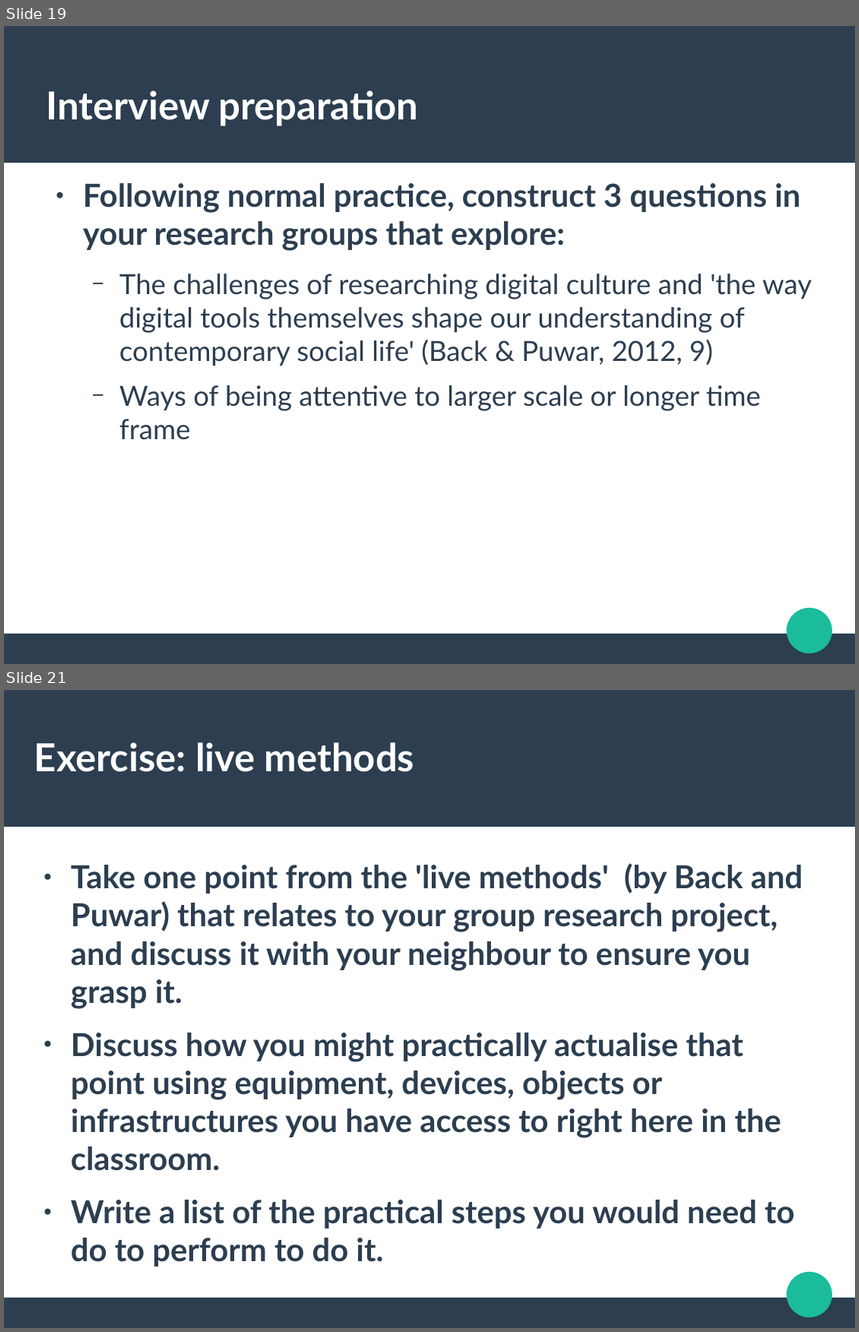
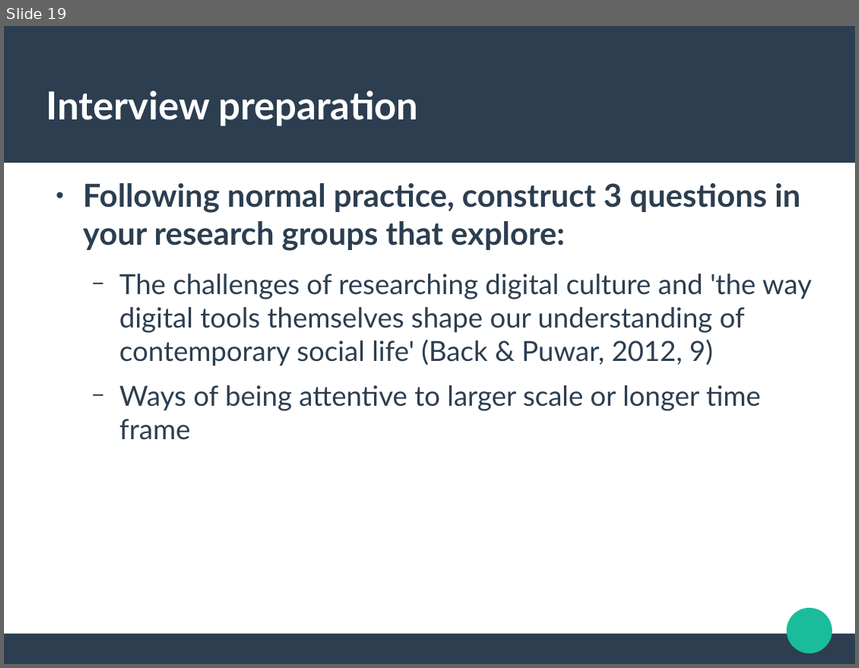
Before and after one commit to rian39/socl923, a slide deck: lectures_old/week7_2016.odp. Shown one above the other, each under a label of ours: slides 19 and 21 before the commit, slide 19 after it; the slides between them are not shown. The pictures are 859x1332 and 859x668 pixels, drawn with LibreOffice and Linux fonts; fonts in the diff are those of the drawing. Boxes give left, top, right and bottom in pixels: in the first picture for what was removed or moved away, otherwise in the second. Text is boxed around its words. In the diff, an @@ line names an element or a change of style, - is before the commit and + after.

```diff
--- a/lectures_old/week7_2016.odp
+++ b/lectures_old/week7_2016.odp
@@ slide 21 removed at box(4, 690, 855, 1328), background #FFFFFF; not listed: 3 template elements that a slide beside it also shows @@
@@ title removed at box(34, 742, 414, 772) @@
-Exercise: live methods
@@ text removed at box(71, 863, 803, 1267) @@
-● Take one point from the 'live methods' (by Back and Puwar) that relates to your group research project, and discuss it with your neighbour to ensure you grasp it.
-● Discuss how you might practically actualise that point using equipment, devices, objects or infrastructures you have access to right here in the classroom.
-● Write a list of the practical steps you would need to do to perform to do it.
```
Also in this commit, not shown: 5 slides changed, 4 other files.
